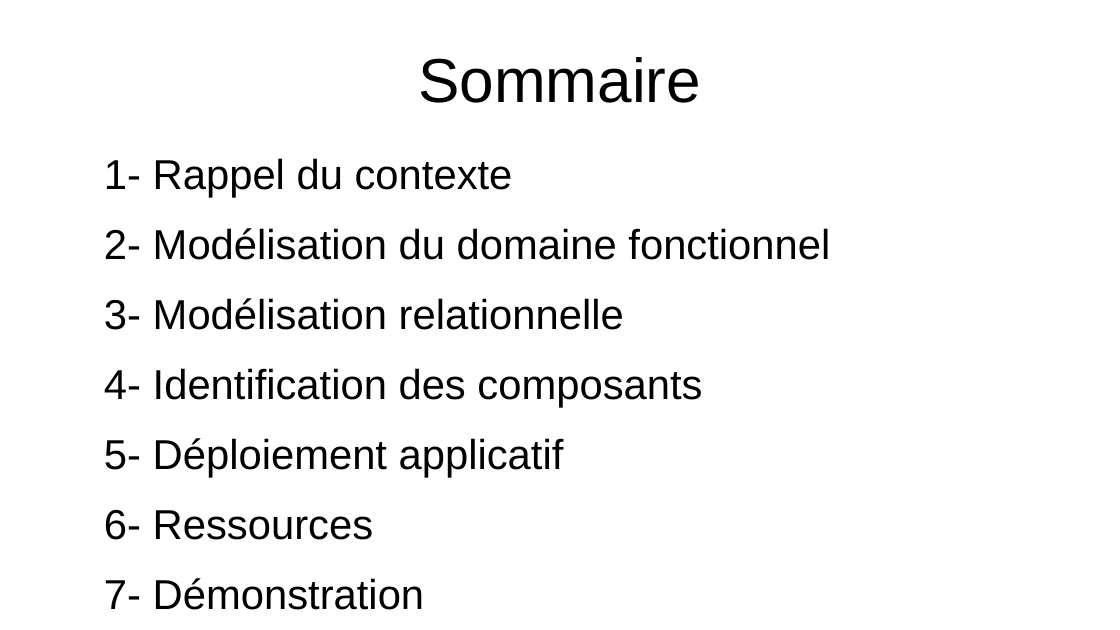
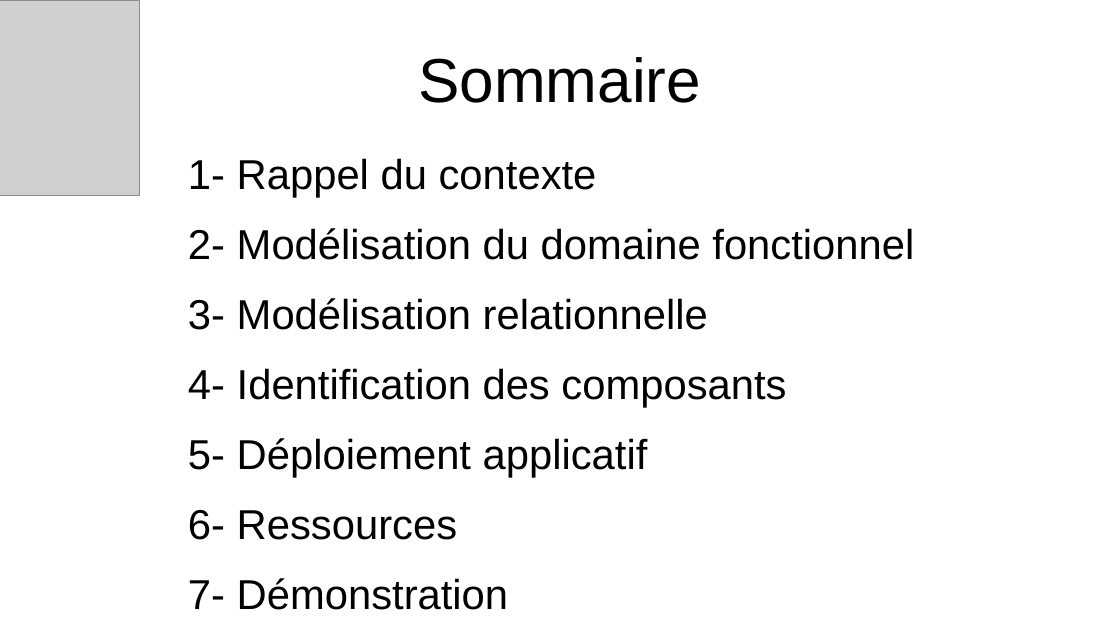
Before and after one commit to jbbaillet85/OCpizzas, a slide deck: slide 3 of documentation/Présentation technique.odp. Drawn at 1120x630 pixels with LibreOffice and Linux fonts; fonts in the diff are those of the drawing; grey boxes stand for pictures; background and template pictures are left out. Boxes give left, top, right and bottom in pixels: in the first picture for what was removed or moved away, otherwise in the second. Text is boxed around its words. In the diff, an @@ line names an element or a change of style, - is before the commit and + after.

```diff
--- a/documentation/Présentation technique.odp
+++ b/documentation/Présentation technique.odp
@@ picture added at (x1=0, y1=0, x2=140, y2=195) @@
@@ text "1- Rappel du contexte" moved from (x1=104, y1=158, x2=830, y2=610) to (x1=188, y1=158, x2=914, y2=610) @@
```
Also in this commit, not shown: 7 other slides changed, 3 slides added, 3 slides removed, 2 other files.
